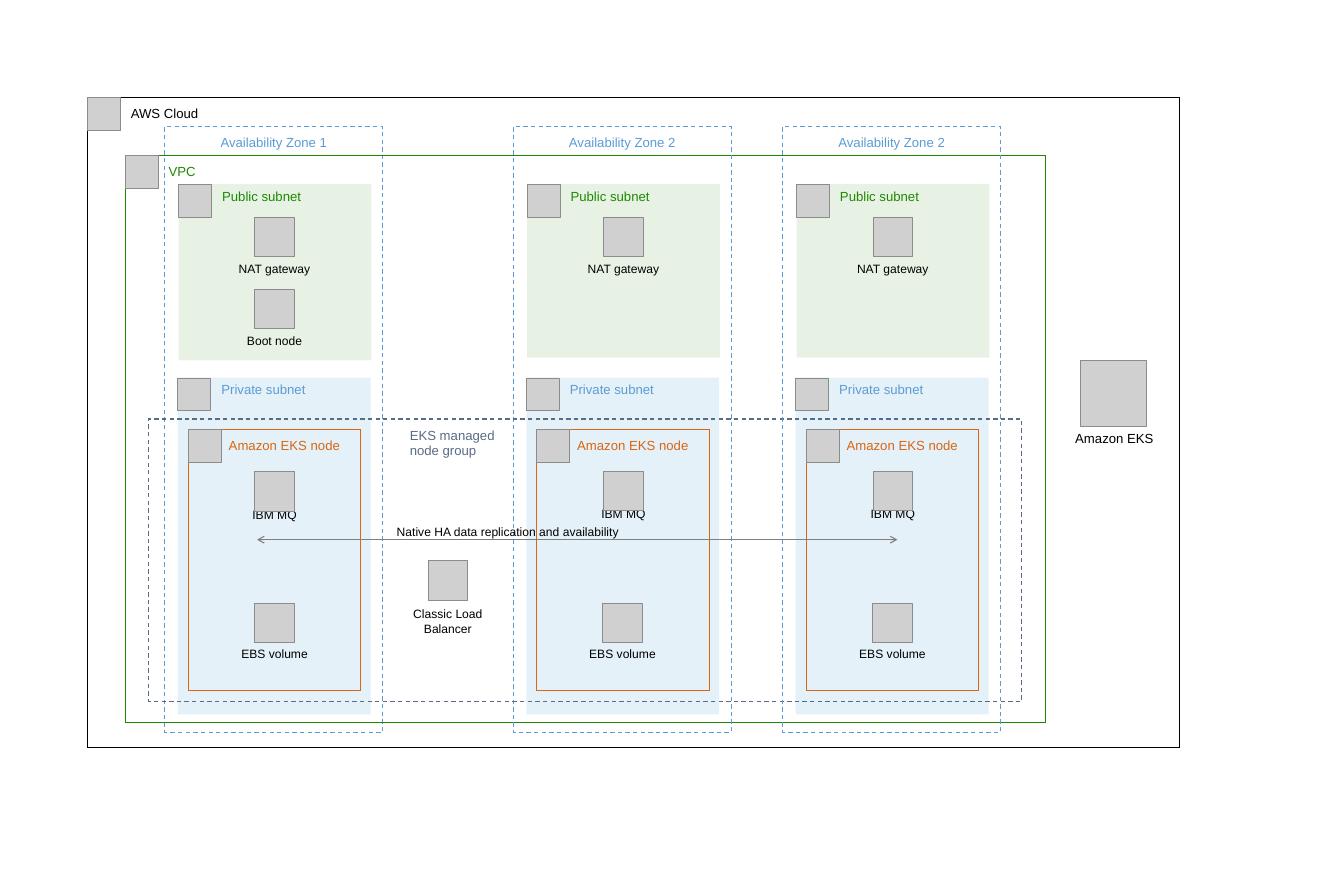
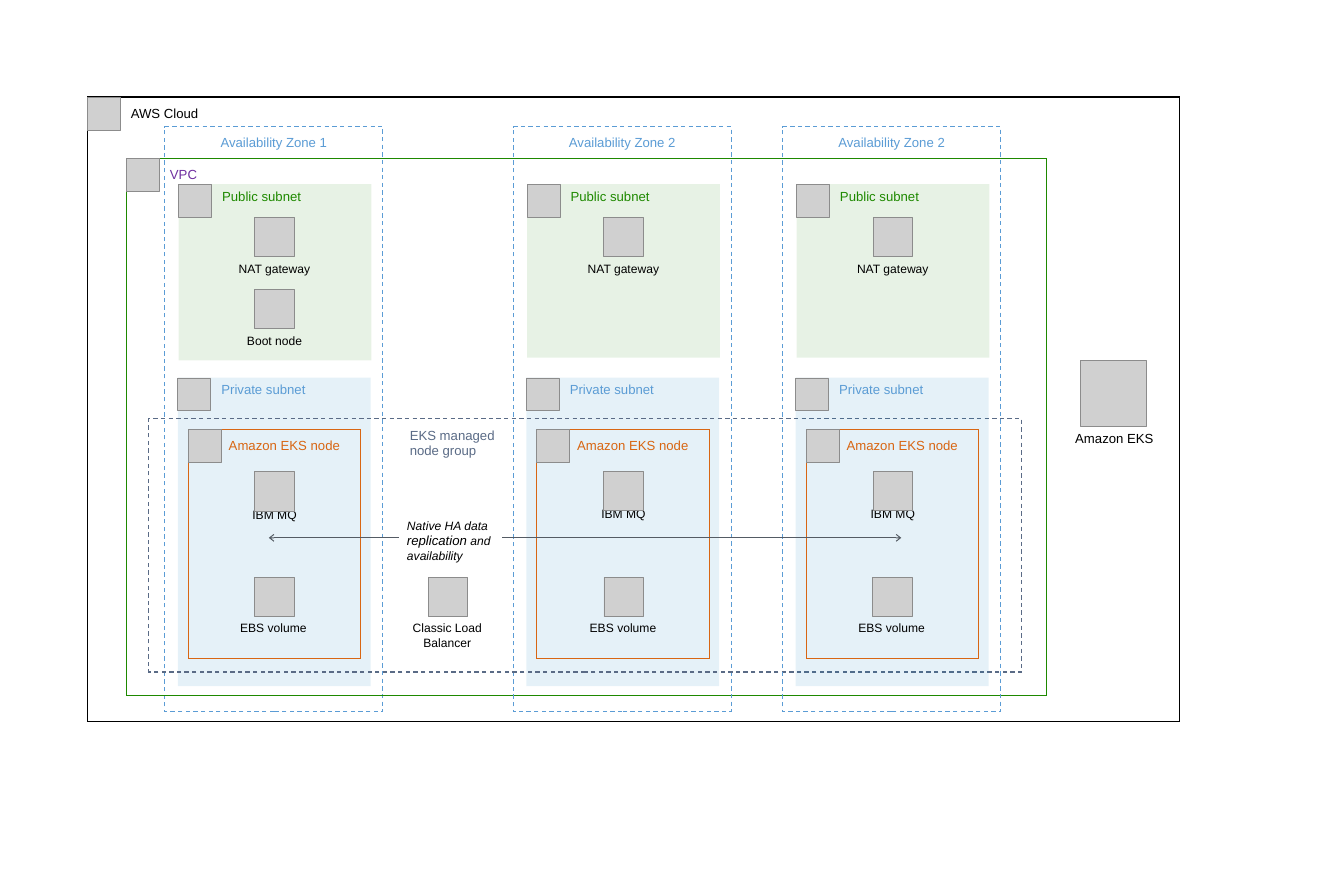
Before and after one commit to aws-quickstart/quickstart-ibm-mq, a slide deck: slide 1 of docs/deployment_guide/images/quickstart-ibm-mq-eks-architecture-diagram.pptx. Drawn at 1344x870 pixels with LibreOffice and Linux fonts; fonts in the diff are those of the drawing; grey boxes stand for pictures. Boxes give left, top, right and bottom in pixels: in the first picture for what was removed or moved away, otherwise in the second. Text is boxed around its words. In the diff, an @@ line names an element or a change of style, - is before the commit and + after.

```diff
--- a/docs/deployment_guide/images/quickstart-ibm-mq-eks-architecture-diagram.pptx
+++ b/docs/deployment_guide/images/quickstart-ibm-mq-eks-architecture-diagram.pptx
@@ rectangle "AWS Cloud": place and size @@
-rectangle "AWS Cloud" at box(87, 97, 1179, 748)
+rectangle "AWS Cloud" at box(87, 97, 1179, 722)
@@ rectangle "Availability Zone 1": place and size @@
-rectangle "Availability Zone 1" at box(164, 126, 383, 732)
+rectangle "Availability Zone 1" at box(164, 126, 383, 712)
@@ rectangle "Availability Zone 2": place and size @@
-rectangle "Availability Zone 2" at box(513, 126, 731, 732)
+rectangle "Availability Zone 2" at box(513, 126, 731, 712)
@@ rectangle "Availability Zone 2": place and size @@
-rectangle "Availability Zone 2" at box(783, 126, 1001, 732)
+rectangle "Availability Zone 2" at box(783, 126, 1001, 712)
@@ rectangle "VPC": place and size @@
-rectangle "VPC" at box(125, 156, 1045, 723)
+rectangle "VPC" at box(126, 158, 1047, 696)
@@ rectangle "VPC" at box(126, 158, 1047, 696): text colour #1E8900 to #7030A0 @@
@@ rectangle "Private subnet": place and size @@
-rectangle "Private subnet" at box(178, 377, 371, 714)
+rectangle "Private subnet" at box(178, 377, 371, 685)
@@ rectangle "Private subnet": place and size @@
-rectangle "Private subnet" at box(527, 377, 719, 714)
+rectangle "Private subnet" at box(527, 377, 719, 685)
@@ rectangle "Private subnet": place and size @@
-rectangle "Private subnet" at box(796, 377, 989, 714)
+rectangle "Private subnet" at box(796, 377, 989, 685)
@@ rectangle "EKS managed node group": place and size @@
-rectangle "EKS managed node group" at box(149, 419, 1021, 701)
+rectangle "EKS managed node group" at box(149, 419, 1021, 672)
@@ rectangle "Amazon EKS node": place and size @@
-rectangle "Amazon EKS node" at box(188, 429, 361, 691)
+rectangle "Amazon EKS node" at box(188, 429, 361, 659)
@@ rectangle "Amazon EKS node": place and size @@
-rectangle "Amazon EKS node" at box(537, 429, 709, 691)
+rectangle "Amazon EKS node" at box(537, 429, 709, 659)
@@ rectangle "Amazon EKS node": place and size @@
-rectangle "Amazon EKS node" at box(806, 429, 979, 691)
+rectangle "Amazon EKS node" at box(806, 429, 979, 659)
@@ double arrow moved from (257, 539) - (897, 539) to (269, 538) - (901, 538) @@
@@ double arrow (269, 538) - (901, 538): stroke #808080 1 pt to #545B64 1 pt @@
@@ text "Native HA data replication and ...": place and size @@
-text "Native HA data replication and ..." at box(397, 526, 619, 538)
+text "Native HA data replication and ..." at box(407, 521, 490, 562)
@@ text "Native HA data replication and ..." at box(407, 521, 490, 562): size 11 to 12 pt in "replication"; italic on @@
@@ picture: place and size @@
-picture at box(428, 561, 468, 600)
+picture at box(428, 577, 468, 617)
@@ 3 pictures: place and size @@
-3 pictures at box(255, 603, 912, 643)
+3 pictures at box(255, 577, 912, 617)
@@ text "EBS volume": place and size @@
-text "EBS volume" at box(241, 649, 308, 658)
+text "EBS volume" at box(240, 623, 307, 632)
@@ text "Classic Load Balancer": place and size @@
-text "Classic Load Balancer" at box(413, 609, 483, 633)
+text "Classic Load Balancer" at box(413, 623, 482, 647)
@@ text "EBS volume": place and size @@
-text "EBS volume" at box(589, 649, 656, 658)
+text "EBS volume" at box(590, 623, 656, 632)
@@ text "EBS volume": place and size @@
-text "EBS volume" at box(859, 649, 926, 658)
+text "EBS volume" at box(858, 623, 925, 632)
```
Also in this commit, not shown: 1 other file.
